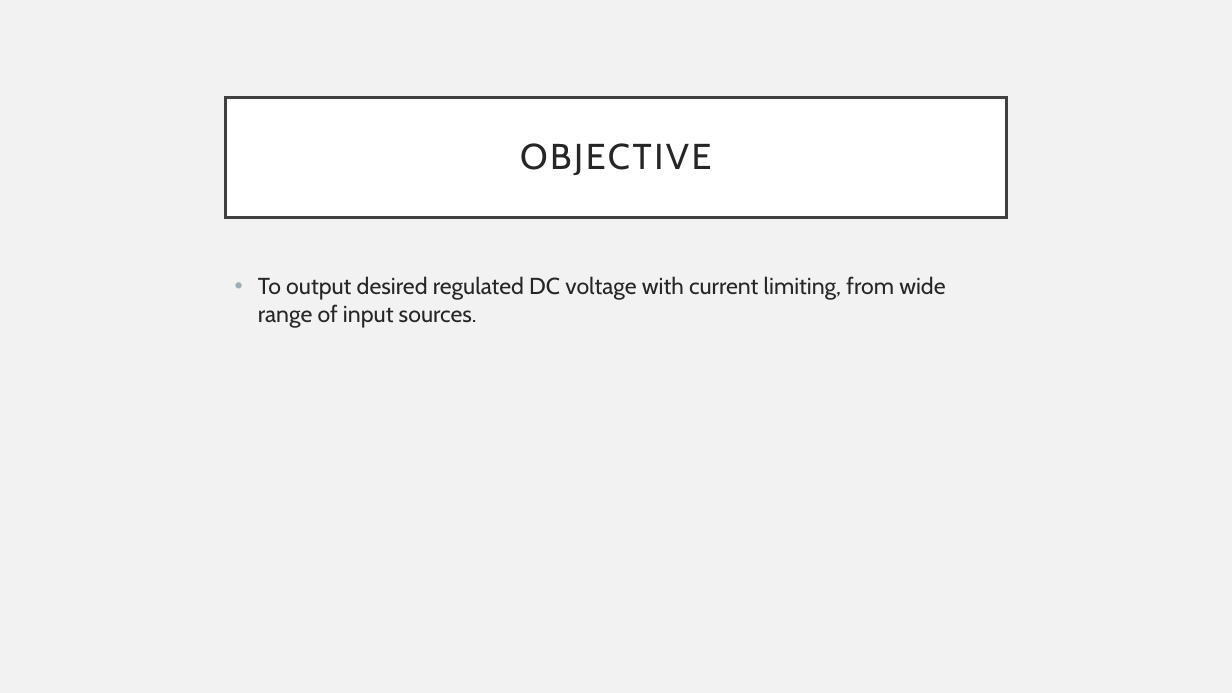
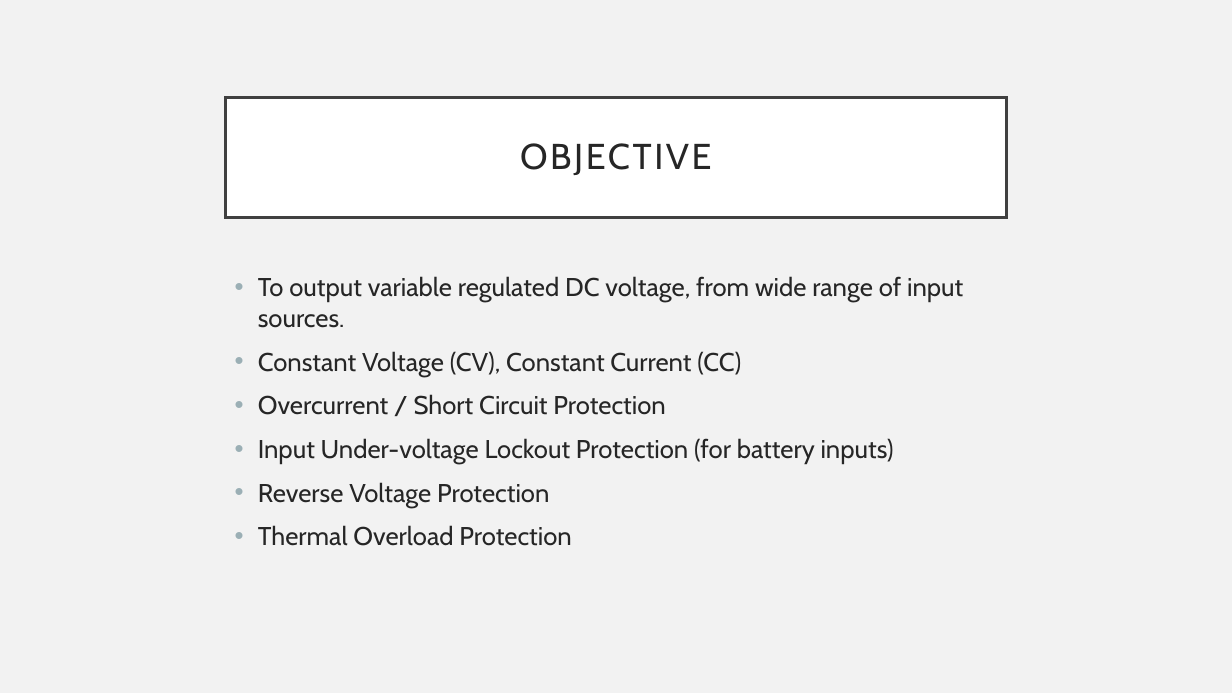
Before and after one commit to rithviknishad/auxpis-bps, a slide deck: slide 2 of docs/presentation.pptx. Drawn at 1232x693 pixels with LibreOffice and Linux fonts; fonts in the diff are those of the drawing. Boxes give left, top, right and bottom in pixels: in the first picture for what was removed or moved away, otherwise in the second. Text is boxed around its words. In the diff, an @@ line names an element or a change of style, - is before the commit and + after.

```diff
--- a/docs/presentation.pptx
+++ b/docs/presentation.pptx
@@ text at (x1=258, y1=276, x2=963, y2=546): text changed; size 18 to 20 pt @@
-• To output desired regulated DC voltage with current limiting, from wide range of input sources.
+• To output variable regulated DC voltage, from wide range of input sources.
+• Constant Voltage (CV), Constant Current (CC)
+• Overcurrent / Short Circuit Protection
+• Input Under-voltage Lockout Protection (for battery inputs)
+• Reverse Voltage Protection
+• Thermal Overload Protection
```
Also in this commit, not shown: 2 other slides changed, 1 slide added, 1 other file.
